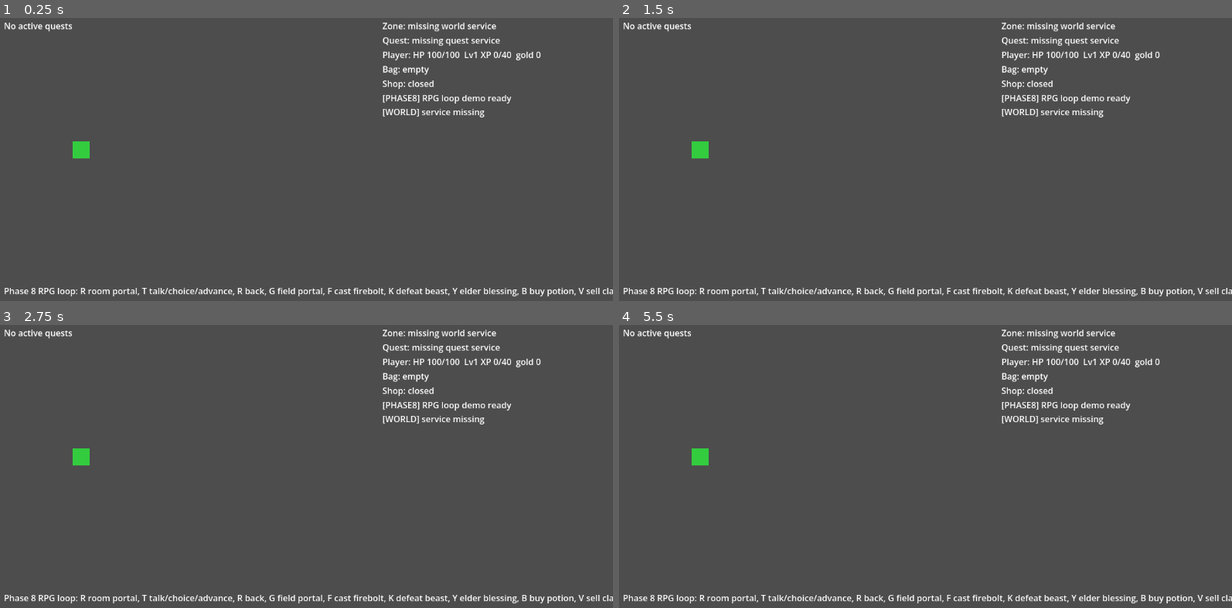
Above: before the commit, frames 1-4 (two rows, left to right).
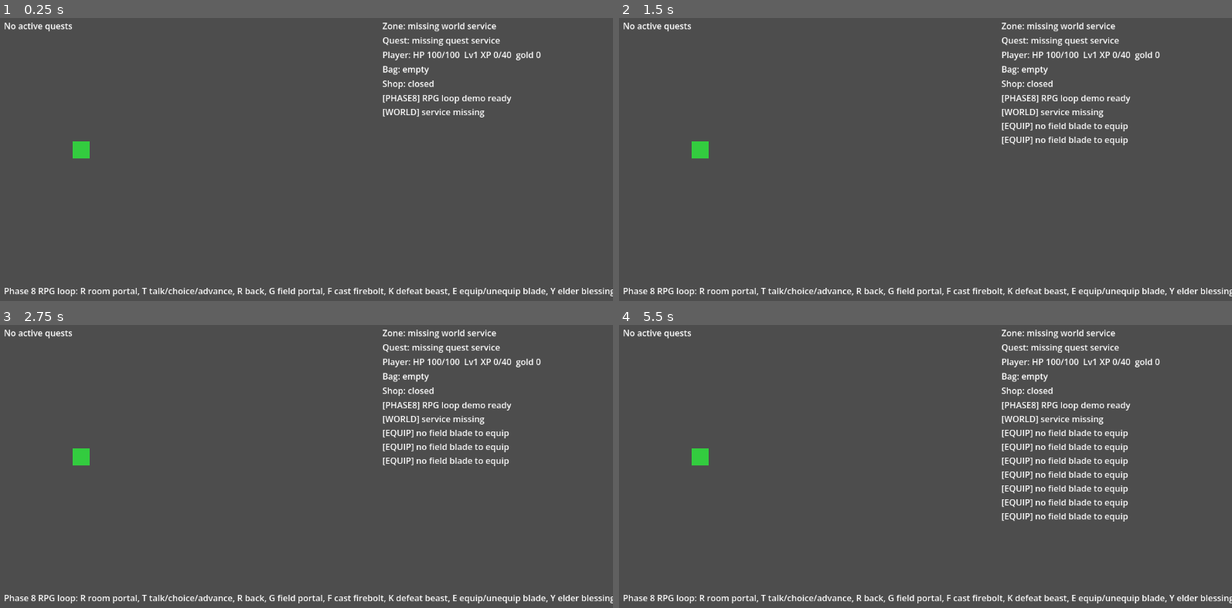
Above: after the commit, the same moments.

Repository: xiaofeiqiu/mkit
Game: Godot game, scene res://game/demo/phase8_village_rpg.tscn
The game is run twice, just before and just after one commit, with the same random seed, the same clock (stepped at 60 frames per second) and the same inputs. The project has no main scene, so this scene is started directly.
Inputs (mouse positions are in pixels of both pictures, inside the frame that each line leads up to):
- Up to frame 1 (0.25 s): no input
- Up to frame 2 (1.5 s): tap Enter at 0.5 s; move the mouse to (1060, 167) at 0.52 s; hold D 0.53-1.28 s; tap E at 0.6, 1.35 s; click (1060, 167) at 0.67 s; tap Space at 0.77, 1.25 s; move the mouse to (796, 201) at 1.27 s; hold S from 1.28 s (still down)
- Up to frame 3 (2.75 s): tap Space at 1.52 s; tap Enter at 2 s; move the mouse to (367, 415) at 2.02 s; release S at 2.03 s; hold D from 2.03 s (still down); hold Shift from 2.03 s (still down); tap E at 2.3 s
- Up to frame 4 (5.5 s): tap Space at 2.75, 3.02, 3.77, 4.25, 4.52 s; move the mouse to (894, 559) at 2.77 s; release D at 2.78 s; release Shift at 2.78 s; hold W 2.78-3.53 s; tap Alt at 2.85 s; click (894, 559) at 2.92 s; tap E every 0.75 s from 3.05 to 5.3 s; tap Enter at 3.5 s; move the mouse to (1109, 542) at 3.52 s; hold A 3.53-5.03 s; tap Ctrl at 3.6 s; move the mouse to (735, 438) at 4.27 s; tap J at 4.35 s; move the mouse to (956, 491) at 5.02 s; hold S from 5.03 s (still down); tap Q at 5.1 s; click (956, 491) at 5.17 s

The runs differ from the first frame. In frame 1, 0.4% of the frame differs, in the area x 73-100%, y 95-99%; in frame 2, 0.8%; in frame 3, 1.1%; in frame 4, 2.0%, in the area x 62-100%, y 37-99%.

Commit message:
Implement Scene8 S3 equipment slice
Drive EquipmentController in phase8: a field_blade weapon (+6 attack_power
via StatModifier) drops from a guaranteed loot table, and E equips/unequips
it through the weapon slot. Auto-run runs a full equip -> unequip -> re-equip
cycle and the completion gate requires the blade equipped at attack_power 21.

Equip/unequip stay decoupled from the inventory (the bag keeps the
ItemInstance, the slot references it) so the shared instance quantity is never
mutated to 0 -- avoids item loss on unequip and a quantity-0 save payload.

Coverage: test_tc_int_scene8_03 asserts equip raises attack_power and resolved
damage, unequip restores both, the bag instance survives a cycle at quantity 1,
and a Saveable round-trip restores the item + modifier. Updates the S3 spec
checkbox/matrix, the demo testing doc, and adds spec/review.md.

make ut (kernel 102 / modules 213), make int (39), --phase8-auto-run (exit 0).

Co-Authored-By: Claude Opus 4.8 <noreply@anthropic.com>

Diff:
--- a/game/demo/phase8/resources/phase8_rpg_content.tres
+++ b/game/demo/phase8/resources/phase8_rpg_content.tres
@@ -69,6 +69,26 @@
 max_stack = 1
 tags = Array[String](["quest_reward"])
 
+[sub_resource type="Resource" id="Resource_field_blade_attack"]
+script = ExtResource("24_stat_mod")
+modifier_id = "mod.phase8.field_blade_attack"
+stat_id = "attack_power"
+value = 6.0
+
+[sub_resource type="Resource" id="Resource_item_field_blade"]
+script = ExtResource("2_item")
+item_id = "item.phase8.field_blade"
+display_name = "Field Blade"
+description = "A blade salvaged from a field beast. Grants +6 attack power while equipped."
+item_type = "equipment"
+rarity = "uncommon"
+value = 12
+stackable = false
+max_stack = 1
+equipment_slot = "weapon"
+tags = Array[String](["weapon", "equipment", "field_beast"])
+stat_modifiers = Array[StatModifierDefinition]([SubResource("Resource_field_blade_attack")])
+
 [sub_resource type="Resource" id="Resource_loot_claw_entry"]
 script = ExtResource("4_loot_entry")
 content_id = "item.phase8.beast_claw"
@@ -81,6 +101,21 @@
 loot_table_id = "loot.phase8.field_beast"
 rolls = 1
 entries = Array[LootEntry]([SubResource("Resource_loot_claw_entry")])
+allow_empty = false
+empty_weight = 0.0
+
+[sub_resource type="Resource" id="Resource_loot_blade_entry"]
+script = ExtResource("4_loot_entry")
+content_id = "item.phase8.field_blade"
+weight = 1.0
+min_quantity = 1
+max_quantity = 1
+
+[sub_resource type="Resource" id="Resource_loot_field_blade"]
+script = ExtResource("5_loot_table")
+loot_table_id = "loot.phase8.field_blade"
+rolls = 1
+entries = Array[LootEntry]([SubResource("Resource_loot_blade_entry")])
 allow_empty = false
 empty_weight = 0.0
 
@@ -299,4 +334,4 @@
 [resource]
 script = ExtResource("1_db")
 database_id = "phase8_rpg_content"
-resources = Array[Resource]([SubResource("Resource_item_potion"), SubResource("Resource_item_claw"), SubResource("Resource_item_charm"), SubResource("Resource_stat_max_hp"), SubResource("Resource_stat_attack_power"), SubResource("Resource_stat_defense"), SubResource("Resource_loot_field_beast"), SubResource("Resource_quest_field_re …(274 unchanged characters)…
+resources = Array[Resource]([SubResource("Resource_item_potion"), SubResource("Resource_item_claw"), SubResource("Resource_item_charm"), SubResource("Resource_item_field_blade"), SubResource("Resource_stat_max_hp"), SubResource("Resource_stat_attack_power"), SubResource("Resource_stat_defense"), SubResource("Resource_loot_field_beast"), SubResource("Resource_loot_field_blade"), SubResource("Resource_quest_field_re …(274 unchanged characters)…
--- a/game/demo/phase8_village_rpg.gd
+++ b/game/demo/phase8_village_rpg.gd
@@ -10,7 +10,10 @@
 const ITEM_POTION := "item.phase8.herb_potion"
 const ITEM_CLAW := "item.phase8.beast_claw"
 const ITEM_CHARM := "item.phase8.village_charm"
+const ITEM_FIELD_BLADE := "item.phase8.field_blade"
+const WEAPON_SLOT := "weapon"
 const LOOT_FIELD_BEAST := "loot.phase8.field_beast"
+const LOOT_FIELD_BLADE := "loot.phase8.field_blade"
 const ABILITY_FIREBOLT := "ability.phase8.firebolt"
 const STATUS_BURN := "status.phase8.burn"
 const PLAYER_ID := "player_001"
@@ -74,6 +77,7 @@
 var _burn_tick_observed: bool = false
 var _elder_blessing_received: bool = false
 var _command_combat_succeeded: bool = false
+var _field_blade_equipped: bool = false
 
 
 func _ready() -> void:
@@ -109,6 +113,8 @@
 				_request_elder_blessing()
 			KEY_F:
 				_cast_firebolt_command()
+			KEY_E:
+				_toggle_field_blade()
 			KEY_K:
 				_defeat_field_beast()
 			KEY_B:
@@ -171,6 +177,11 @@
 	if health != null:
 		health.dead = false
 		health.current_hp = health.get_max_hp()
+	var equipment := _equipment_controller()
+	if equipment != null:
+		for slot_id in equipment.equipped.keys().duplicate():
+			equipment.unequip(slot_id)
+	_field_blade_equipped = false
 	_field_beast_looted = false
 	_shop_purchase_completed = false
 	_shop_sale_completed = false
@@ -258,7 +269,8 @@
 func _set_instructions() -> void:
 	_instructions_label.text = (
 		"Phase 8 RPG loop: R room portal, T talk/choice/advance, R back, G field portal, "
-		+ "F cast firebolt, K defeat beast, Y elder blessing, B buy potion, V sell claw, H use potion"
+		+ "F cast firebolt, K defeat beast, E equip/unequip blade, Y elder blessing, "
+		+ "B buy potion, V sell claw, H use potion"
 	)
 
 
@@ -678,13 +690,47 @@
 	var inventory := _inventory()
 	if inventory == null:
 		return
+	_roll_loot_into_bag(LOOT_FIELD_BEAST, entity_ref, inventory)
+	_roll_loot_into_bag(LOOT_FIELD_BLADE, entity_ref, inventory)
+	_play_sfx("sfx.phase8.loot")
+
+
+func _roll_loot_into_bag(
+	table_id: String, entity_ref: Node, inventory: InventoryController
+) -> void:
 	var result := _loot_system.roll_table(
-		LOOT_FIELD_BEAST, GameplayContext.new().with_source(entity_ref).with_target(_player)
+		table_id, GameplayContext.new().with_source(entity_ref).with_target(_player)
 	)
 	for item in result.item_instances:
 		if inventory.add_item(item):
 			_log("[LOOT] picked up %s x%d" % [item.definition_id, item.quantity])
-	_play_sfx("sfx.phase8.loot")
+
+
+func _toggle_field_blade() -> void:
+	var equipment := _equipment_controller()
+	var inventory := _inventory()
+	if equipment == null or inventory == null:
+		_log("[EQUIP] equipment/inventory controller missing")
+		return
+	var stats := _player_stats()
+	var before := stats.get_stat_value("attack_power", 0.0) if stats != null else 0.0
+	if equipment.get_equipped(WEAPON_SLOT) != null:
+		equipment.unequip(WEAPON_SLOT)
+		_field_blade_equipped = false
+		var restored := stats.get_stat_value("attack_power", 0.0) if stats != null else before
+		_log("[EQUIP] unequipped field blade attack_power %.0f -> %.0f" % [before, restored])
+		return
+	var blade := inventory.find_item_by_definition(ITEM_FIELD_BLADE)
+	if blade == null:
+		_log("[EQUIP] no field blade to equip")
+		return
+	if not equipment.equip(blade, WEAPON_SLOT):
+		_log("[EQUIP] field blade equip failed")
+		return
+	var after := stats.get_stat_value("attack_power", 0.0) if stats != null else before
+	if after > before:
+		_field_blade_equipped = true
+	_log("[EQUIP] equipped field blade attack_power %.0f -> %.0f" % [before, after])
 
 
 func _grant_field_xp() -> void:
@@ -784,6 +830,10 @@
 
 func _inventory() -> InventoryController:
 	return _player.get_node_or_null("Controllers/InventoryController") as InventoryController
+
+
+func _equipment_controller() -> EquipmentController:
+	return _player.get_node_or_null("Controllers/EquipmentController") as EquipmentController
 
 
 func _player_health() -> HealthComponent:
@@ -875,6 +925,12 @@
 	await _settle_world()
 	_toggle_room_portal()
 	await _settle_world()
+	_toggle_field_blade()
+	await _settle_world()
+	_toggle_field_blade()
+	await _settle_world()
+	_toggle_field_blade()
+	await _settle_world()
 	_buy_potion()
 	await get_tree().process_frame
 	_sell_claw()
@@ -921,8 +977,13 @@
 		return false
 	if not _command_combat_succeeded:
 		return false
+	if not _field_blade_equipped:
+		return false
+	var equipment := _equipment_controller()
+	if equipment == null or equipment.get_equipped(WEAPON_SLOT) == null:
+		return false
 	var stats := _player_stats()
-	if stats == null or stats.get_stat_value("attack_power", 0.0) < 15.0:
+	if stats == null or stats.get_stat_value("attack_power", 0.0) < 21.0:
 		return false
 	if not _shop_purchase_completed or not _shop_sale_completed:
 		return false
--- a/test/integration/test_scene8_full_tour_integration.gd
+++ b/test/integration/test_scene8_full_tour_integration.gd
@@ -8,6 +8,7 @@
 const BEAST_ID := "enemy.phase8.field_beast"
 const FIREBOLT := "ability.phase8.firebolt"
 const BURN := "status.phase8.burn"
+const FIELD_BLADE := "item.phase8.field_blade"
 
 
 func after_each() -> void:
@@ -296,6 +297,96 @@
 	assert_eq(damage.final_amount, 15.0)
 
 
+# S3: the field blade is a weapon-slot equippable that the EquipmentController applies through
+# the StatModifier path. Equipping it raises attack_power and the extra power flows straight into
+# CombatResolver damage; unequipping restores both; and a Saveable round-trip on the controller
+# re-applies the equipped item and its modifier.
+func test_tc_int_scene8_03_field_blade_equip_boosts_attack_changes_damage_and_round_trips() -> void:
+	var bootstrap := GameBootstrap.new()
+	bootstrap.resource_databases = [load(CONTENT_DB) as ResourceDatabase]
+	add_child_autofree(bootstrap)
+
+	var content := ServiceRegistry.get_service("content") as ContentRegistry
+	assert_not_null(content)
+
+	# the blade content: a weapon-slot item carrying a +attack_power StatModifierDefinition
+	var blade_def := content.get_resource(FIELD_BLADE) as ItemDefinition
+	assert_not_null(blade_def)
+	assert_eq(blade_def.equipment_slot, "weapon")
+	assert_false(blade_def.stackable)
+	assert_eq(blade_def.stat_modifiers.size(), 1)
+	assert_eq(blade_def.stat_modifiers[0].stat_id, "attack_power")
+	assert_eq(blade_def.stat_modifiers[0].value, 6.0)
+
+	var player := (load(PLAYER_SCENE) as PackedScene).instantiate() as CharacterBody2D
+	add_child_autofree(player)
+	var equipment := player.get_node("Controllers/EquipmentController") as EquipmentController
+	var inventory := player.get_node("Controllers/InventoryController") as InventoryController
+	var stats := player.get_node("Components/StatsComponent") as StatsComponent
+	stats.set_base_stat("crit_chance", 0.0)
+
+	# a defenseless target to read combat damage off CombatResolver
+	var beast := (load(BEAST_SCENE) as PackedScene).instantiate() as CharacterBody2D
+	add_child_autofree(beast)
+	var beast_stats := beast.get_node("Components/StatsComponent") as StatsComponent
+	beast_stats.set_base_stat("defense", 0.0)
+
+	var attack_before := stats.get_stat_value("attack_power")
+	var damage_before := _resolve_damage(player, beast)
+	assert_eq(damage_before, attack_before + 10.0)
+
+	# pick the blade up like field loot, then equip it into the weapon slot
+	var blade := ItemInstance.create(FIELD_BLADE)
+	assert_true(inventory.add_item(blade))
+	watch_signals(equipment)
+	watch_signals(stats)
+	assert_true(equipment.can_equip(blade, "weapon"))
+	assert_true(equipment.equip(blade, "weapon"))
+	assert_signal_emitted_with_parameters(equipment, "equipment_changed", ["weapon", blade])
+	assert_signal_emitted(stats, "stat_changed")
+
+	# +6 attack_power from the weapon, and the extra power lands in resolved damage
+	assert_eq(stats.get_stat_value("attack_power"), attack_before + 6.0)
+	assert_eq(_resolve_damage(player, beast), damage_before + 6.0)
+	assert_eq(equipment.get_equipped("weapon"), blade)
+
+	# unequip restores both the stat and the damage
+	assert_eq(equipment.unequip("weapon"), blade)
+	assert_eq(stats.get_stat_value("attack_power"), attack_before)
+	assert_eq(_resolve_damage(player, beast), damage_before)
+	assert_null(equipment.get_equipped("weapon"))
+
+	# equip/unequip is decoupled from the bag: the source ItemInstance survives the cycle at
+	# quantity 1 and re-equips (guards the demo against mutating the equipped instance via the bag)
+	var bag_blade := inventory.find_item_by_definition(FIELD_BLADE)
+	assert_not_null(bag_blade)
+	assert_eq(bag_blade.quantity, 1)
+	assert_true(equipment.equip(bag_blade, "weapon"))
+	assert_eq(stats.get_stat_value("attack_power"), attack_before + 6.0)
+	assert_eq(equipment.unequip("weapon"), bag_blade)
+
+	# Saveable round-trip: re-equip, snapshot, clear, restore -> item + modifier come back
+	assert_true(equipment.equip(blade, "weapon"))
+	var snapshot := equipment.to_save_data()
+	equipment.unequip("weapon")
+	assert_null(equipment.get_equipped("weapon"))
+	assert_eq(stats.get_stat_value("attack_power"), attack_before)
+	equipment.from_save_data(snapshot)
+	var restored := equipment.get_equipped("weapon")
+	assert_not_null(restored)
+	assert_eq(restored.definition_id, FIELD_BLADE)
+	assert_eq(stats.get_stat_value("attack_power"), attack_before + 6.0)
+
+
+func _resolve_damage(source: Node, target: Node) -> float:
+	var request := DamageRequest.new()
+	request.source = source
+	request.target = target
+	request.base_amount = 10.0
+	request.can_crit = false
+	return CombatResolver.get_default().resolve(request).final_amount
+
+
 func _modifier_count(stats: StatsComponent, stat_id: String) -> int:
 	var modifiers: Array = stats.modifiers_by_stat.get(stat_id, [])
 	return modifiers.size()
Not shown: 1 places in game/demo/phase8/resources/phase8_rpg_content.tres that only renumber resources
Not shown, changed: docs/demo_phase8_testing.md
Not shown, added: spec/review.md
Not shown, changed: spec/scene8test.md
